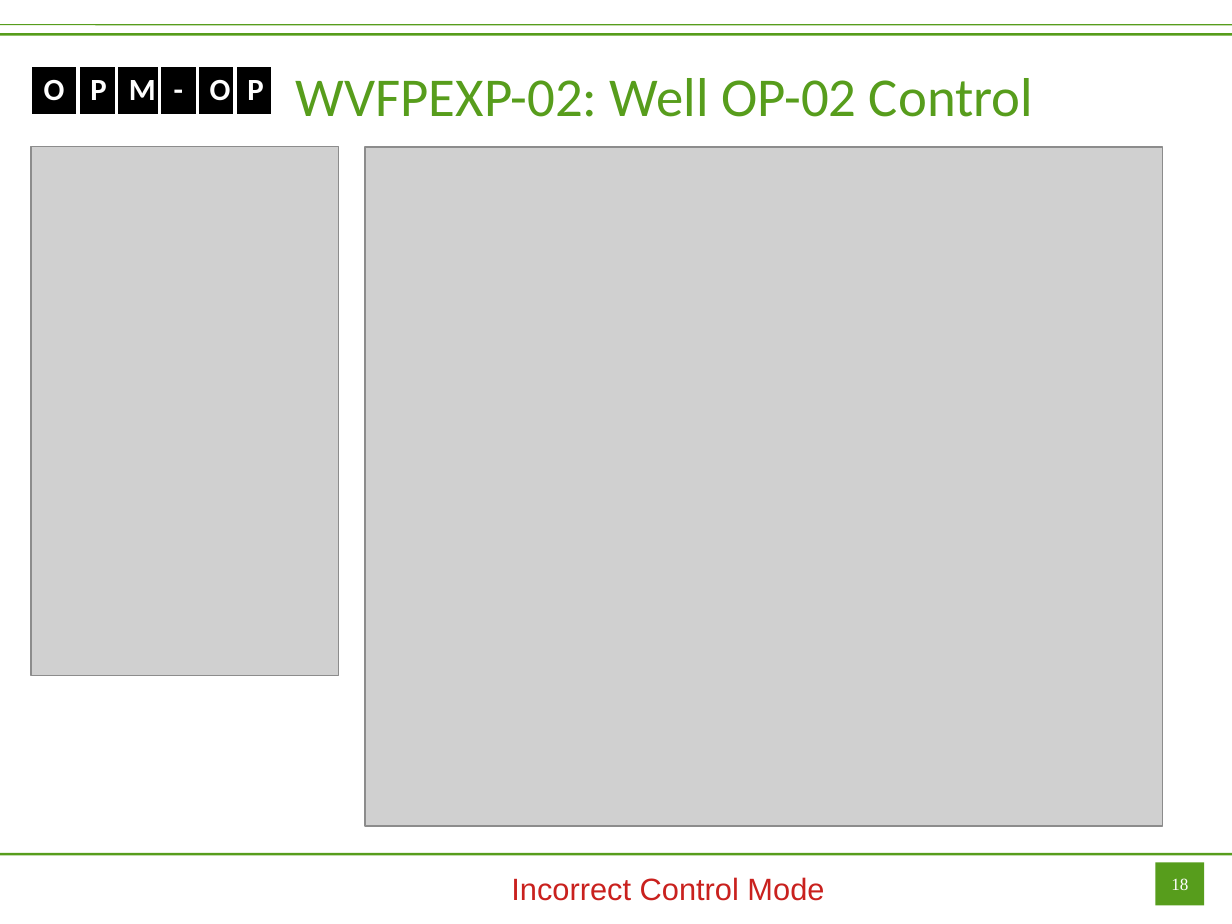
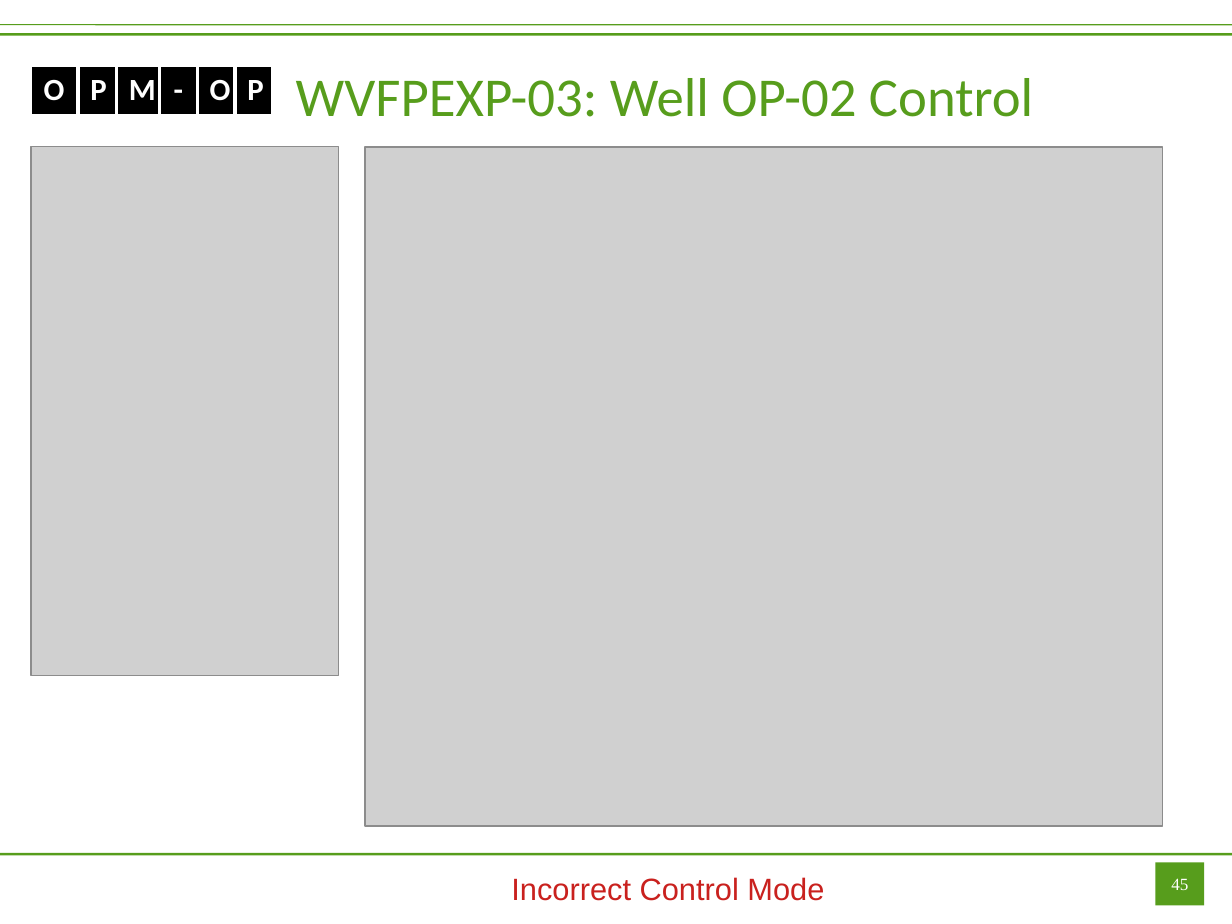
Before and after one commit to OPM/opm-tests, a slide deck: slide 45 of wvfpexp/WVFPEXP.odp (slide 18 before the commit). Drawn at 1232x924 pixels with LibreOffice and Linux fonts; fonts in the diff are those of the drawing; grey boxes stand for pictures. Boxes give left, top, right and bottom in pixels: in the first picture for what was removed or moved away, otherwise in the second. Text is boxed around its words. In the diff, an @@ line names an element or a change of style, - is before the commit and + after.

```diff
--- a/wvfpexp/WVFPEXP.odp
+++ b/wvfpexp/WVFPEXP.odp
@@ title at [296,78,1033,117]: text changed @@
-WVFPEXP-02: Well OP-02 Control
+WVFPEXP-03: Well OP-02 Control
@@ page number at [1171,878,1188,890]: text changed @@
-18
+45
```
Also in this commit, not shown: 9 other slides changed, 63 slides added, 1 other file.
